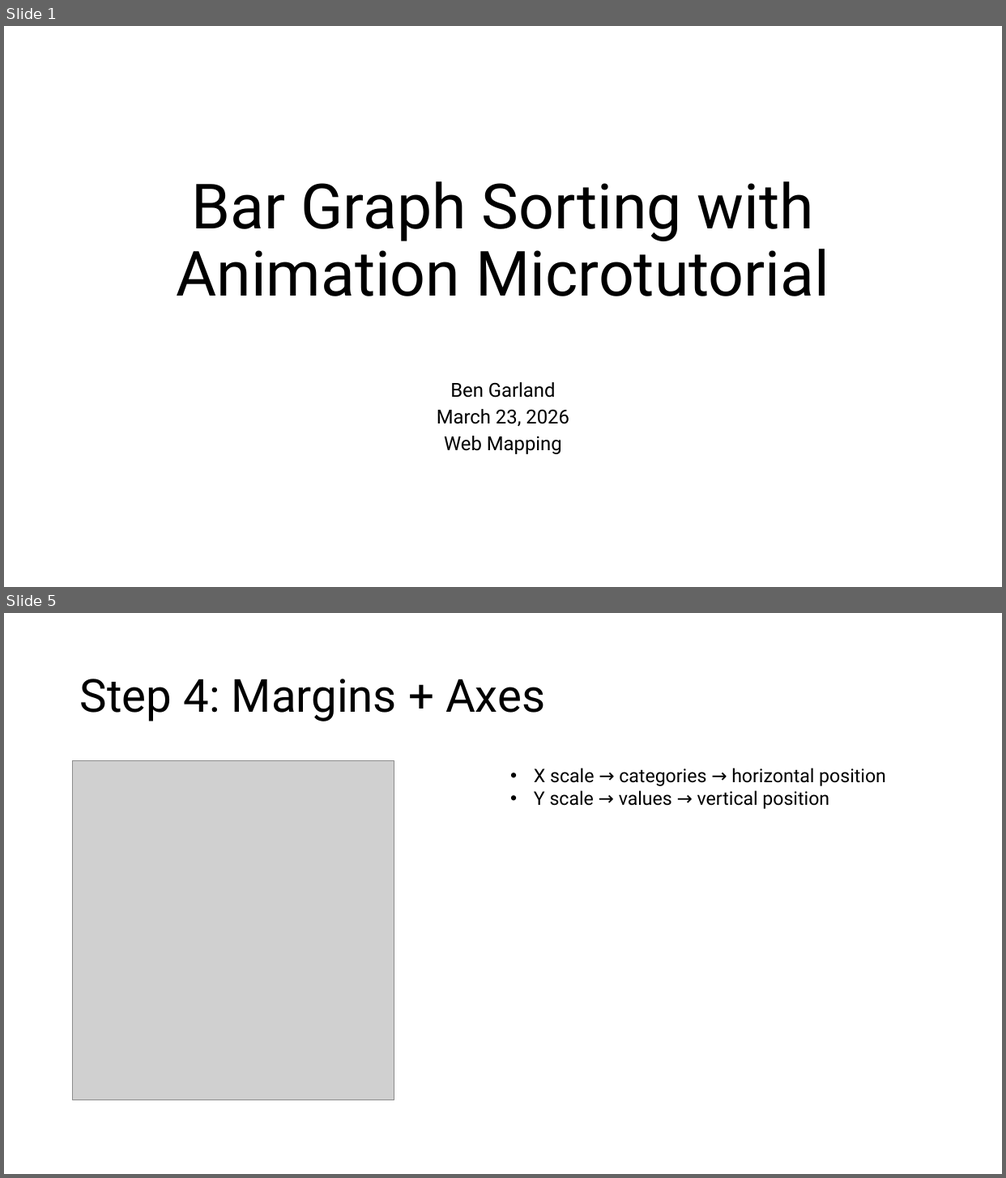
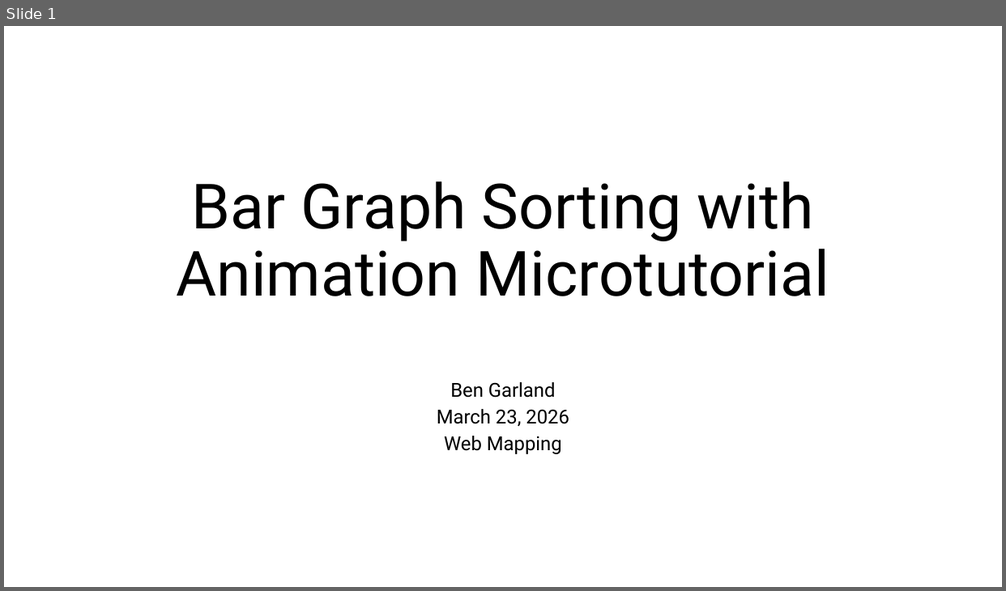
Before and after one commit to armandhammer/bengarland-site, a slide deck: tutorial/Bar Graph Sorting.pptx. Shown one above the other, each under a label of ours: slides 1 and 5 before the commit, slide 1 after it; the slides between them are not shown. The pictures are 1006x1178 and 1006x591 pixels, drawn with LibreOffice and Linux fonts; fonts in the diff are those of the drawing; grey boxes stand for pictures. Boxes give left, top, right and bottom in pixels: in the first picture for what was removed or moved away, otherwise in the second. Text is boxed around its words. In the diff, an @@ line names an element or a change of style, - is before the commit and + after.

```diff
--- a/tutorial/Bar Graph Sorting.pptx
+++ b/tutorial/Bar Graph Sorting.pptx
@@ slide 5 removed at bbox=[4, 613, 1002, 1174], background #FFFFFF @@
@@ title removed at bbox=[80, 679, 545, 722] @@
-Step 4: Margins + Axes
@@ picture removed at bbox=[73, 761, 394, 1101] @@
@@ text removed at bbox=[534, 768, 886, 809] @@
-• X scale → categories → horizontal position
-• Y scale → values → vertical position
```
Also in this commit, not shown: 2 slides changed, 7 slides added, 1 other slide removed, 2 other files.
